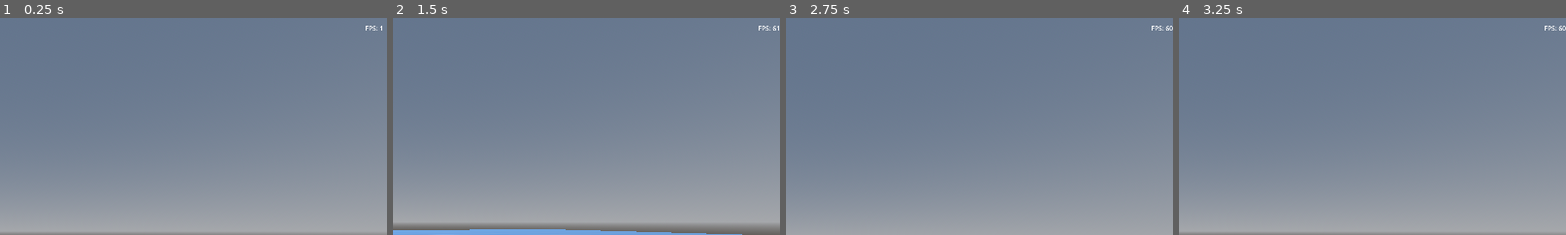
Above: before the commit, frames 1-4 (left to right).
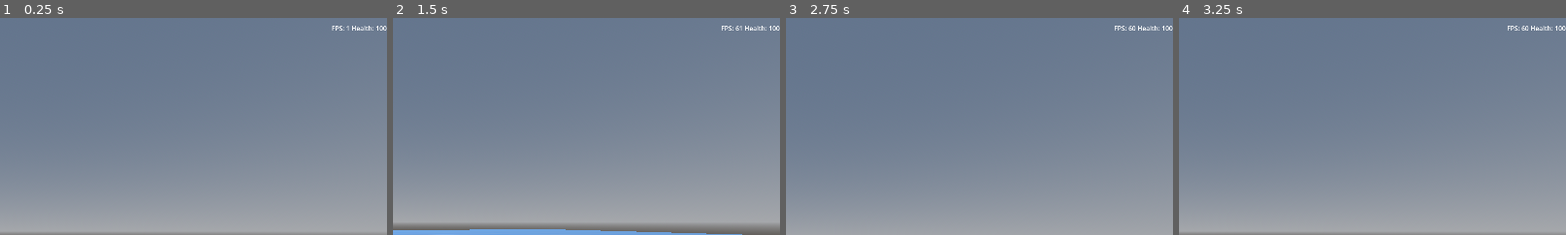
Above: after the commit, the same moments.

Repository: mahdiG/zombool
Game: Godot game, scene res://game.tscn
Same seed, same stepped clock (60 frames per second), same inputs: the game is played once before the commit and once after it. The engine's default icon, where the game draws it, is replaced by a stand-in: a white triangle on a blue panel in a dark square.
Inputs (mouse positions are % of the whole screen's width and height, from its top left):
- Up to frame 1 (0.25 s): no input
- Up to frame 2 (1.5 s): move the mouse to (49, 52) at 0.52 s; press the mouse at (49, 52) at 0.53 s; hold W (move_forward) from 0.53 s (still down); tap Space (jump) at 0.77 s; move the mouse to (57, 51) at 1.27 s; release the mouse at (57, 51) at 1.28 s; click (57, 51) at 1.35 s
- Up to frame 3 (2.75 s): keep holding W (move_forward); tap Space (jump) at 1.52 s; move the mouse to (42, 49) at 2.02 s; press the mouse at (42, 49) at 2.03 s
- Up to frame 4 (3.25 s): move the mouse to (51, 50) at 2.77 s; release W (move_forward) at 2.78 s; release the mouse at (51, 50) at 2.78 s; hold A (move_left) from 2.78 s (still down); click (51, 50) at 2.85 s; tap Space (jump) at 3.02 s
The pictures show only the part of the screen within x 50-100%, y 1-51%; the shares and areas given below are measured in that part.

The runs differ from the first frame. In frame 1, 0.2% of the frame differs, in the area x 85-100%, y 3-6%; in frame 2, 0.2%, in the area x 84-100%, y 3-6%; in frame 3, 0.2%; in frame 4, 0.2%.

Commit message:
add a playable round

Diff:
--- a/game.gd
+++ b/game.gd
@@ -1,13 +1,17 @@
 extends Node3D
 
 @export var zombie_scene: PackedScene
+@export var max_zombies := 10
+
 @onready var spawn_timer: Timer = $SpawnTimer
 @onready var spawn_location: PathFollow3D = $SpawnPath/SpawnLocation
 @onready var player: CharacterBody3D = $Player
 @onready var fps_label: Label = $DebugStats/DebugContainer/FpsLabel
+@onready var health_label: Label = $DebugStats/DebugContainer/HealthLabel
 
-@export var max_zombies := 10
 var zombies_spawned := 0
+var zombies_dead := 0
+var current_round := 1
 
 # Called when the node enters the scene tree for the first time.
 func _ready() -> void:
@@ -24,6 +28,8 @@
 	# And give it a random offset.
 	spawn_location.progress_ratio = randf()
 	zombie.initialize(spawn_location.position, player)
+	# call _on_zombie_died function when zombie's died signal is emitted
+	zombie.died.connect(_on_zombie_died)
 
 	add_child(zombie)
 
@@ -36,3 +42,11 @@
 	#print("timer timedout")
 	spawn_zombie()
 	zombies_spawned += 1
+
+func _on_player_took_damage(_old_health: int, new_health: int) -> void:
+	health_label.text = "Health: %d" % new_health
+
+func _on_zombie_died() -> void:
+	zombies_dead += 1
+	if zombies_dead == max_zombies:
+		print("finished round")
--- a/game.tscn
+++ b/game.tscn
@@ -91,6 +91,7 @@
 metadata/_edit_use_anchors_ = true
 
 [node name="DebugContainer" type="HBoxContainer" parent="DebugStats"]
+custom_minimum_size = Vector2(1.4, 0)
 layout_mode = 1
 anchors_preset = 6
 anchor_left = 1.0
@@ -109,4 +110,11 @@
 size_flags_vertical = 1
 text = "FPS: 00"
 
+[node name="HealthLabel" type="Label" parent="DebugStats/DebugContainer"]
+layout_mode = 2
+size_flags_horizontal = 8
+size_flags_vertical = 1
+text = "Health: 100"
+
+[connection signal="took_damage" from="Player" to="." method="_on_player_took_damage"]
 [connection signal="timeout" from="SpawnTimer" to="." method="_on_spawn_timer_timeout"]
--- a/player.gd
+++ b/player.gd
@@ -1,4 +1,8 @@
 extends CharacterBody3D
+
+signal took_damage(old_health, new_health)
+signal player_died(old_health, new_health)
+
 
 # constants
 const SPEED = 5.0
@@ -7,6 +11,7 @@
 
 # exports (similar to lit properties)
 @export var projectile : PackedScene
+@export var health := 100
 
 # onready
 @onready var camera_pivot_vertical: Node3D = $CameraPivotVertical
@@ -64,3 +69,13 @@
 	var direction := camera_pivot_vertical.global_position.direction_to(projectile_spawn_point.global_position)
 	owner.add_child(bullet)
 	bullet.apply_central_impulse(direction * (30 + velocity.length()))
+
+func take_damage(amount) -> void:
+	var old_health := health
+	health -= amount
+	took_damage.emit(old_health, health)
+	if health <= 0:
+		die()
+
+func die() -> void:
+	print("player died!")
--- a/zombie.gd
+++ b/zombie.gd
@@ -1,11 +1,15 @@
 extends CharacterBody3D
+
+signal died()
 
 @export var speed := 5.0
 
 @onready var navigation_agent: NavigationAgent3D = $NavigationAgent
+@onready var attack_cooldown_timer: Timer = $AttackCooldownTimer
 
 var health := 100
 var target_hero: CharacterBody3D
+var isAttackOnCooldown := false
 
 func _ready() -> void:
 	pass
@@ -21,26 +25,31 @@
 	var new_velocity := current_location.direction_to(next_location) * speed
 
 	if navigation_agent.avoidance_enabled:
-		# This only works if avoidance is enabled
+		# This only works if avoidance is enablenavigationd
 		navigation_agent.set_velocity(new_velocity)
 	else:
 		velocity = new_velocity
 
 	move_and_slide()
 
-
 func initialize(spawn_position: Vector3, player: CharacterBody3D) -> void:
 	target_hero = player
 	position = spawn_position
 
-
 func _on_navigation_agent_velocity_computed(safe_velocity: Vector3) -> void:
 	velocity = safe_velocity
 
-
 func _on_navigation_agent_target_reached() -> void:
 	print("reached target")
-#	TODO: attack the character
+	if !isAttackOnCooldown:
+		attack()
+
+func attack() -> void:
+	target_hero.take_damage(20)
+	print("zombie attacked")
+	isAttackOnCooldown = true
+	attack_cooldown_timer.start()
+
 
 func take_damage(amount: int) -> void:
 	health = health - amount
@@ -49,4 +58,8 @@
 
 func die() -> void:
 	print("zombie died")
+	died.emit()
 	queue_free()
+
+func _on_attack_cooldown_timer_timeout() -> void:
+	isAttackOnCooldown = false
--- a/zombie.tscn
+++ b/zombie.tscn
@@ -24,7 +24,11 @@
 shape = SubResource("CapsuleShape3D_roy8y")
 
 [node name="NavigationAgent" type="NavigationAgent3D" parent="."]
+target_desired_distance = 2.0
 avoidance_enabled = true
+
+[node name="AttackCooldownTimer" type="Timer" parent="."]
 
 [connection signal="target_reached" from="NavigationAgent" to="." method="_on_navigation_agent_target_reached"]
 [connection signal="velocity_computed" from="NavigationAgent" to="." method="_on_navigation_agent_velocity_computed"]
+[connection signal="timeout" from="AttackCooldownTimer" to="." method="_on_attack_cooldown_timer_timeout"]
